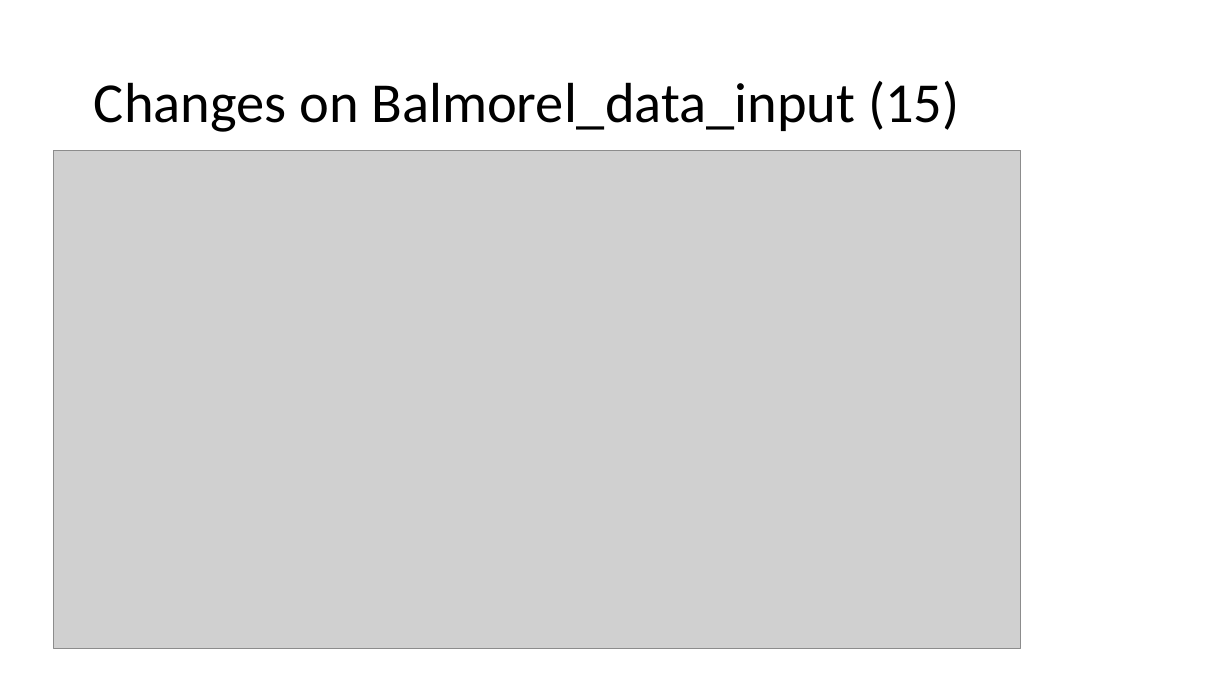
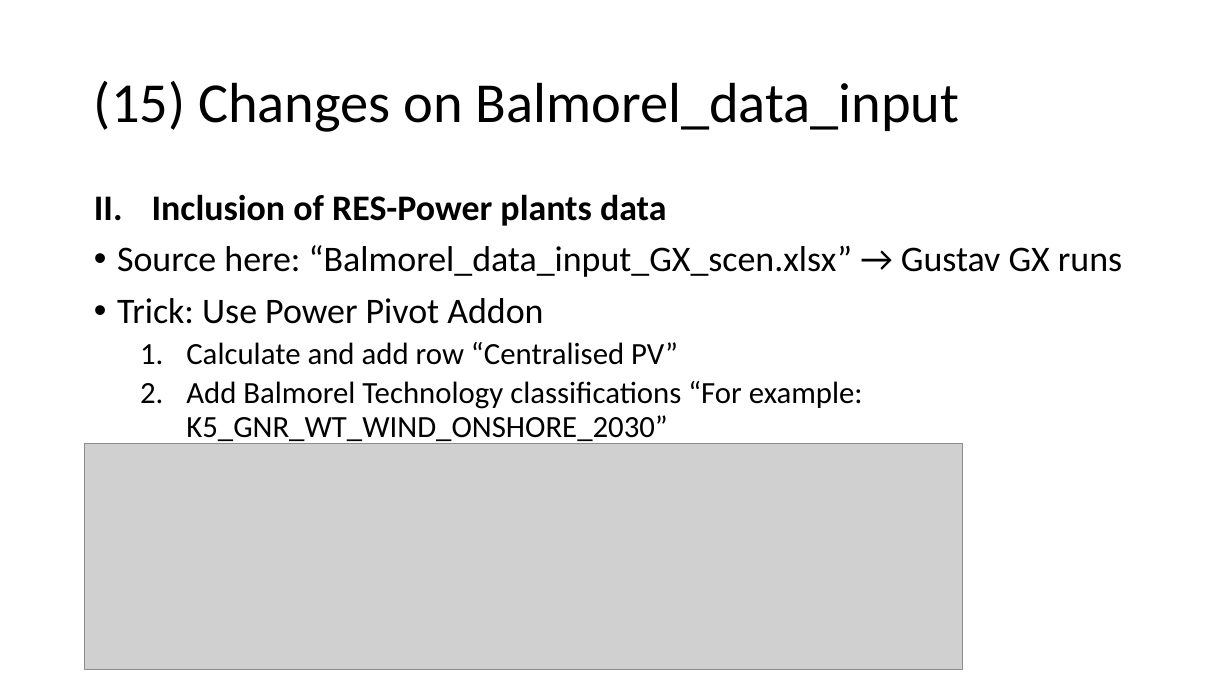
Before and after one commit to EEG-policy-modelling/EEG-Balmorel, a slide deck: slide 8 of Balmorel_guidance.pptx (slide 2 before the commit). Drawn at 1232x693 pixels with LibreOffice and Linux fonts; fonts in the diff are those of the drawing; grey boxes stand for pictures. Boxes give left, top, right and bottom in pixels: in the first picture for what was removed or moved away, otherwise in the second. Text is boxed around its words. In the diff, an @@ line names an element or a change of style, - is before the commit and + after.

Commit message:
AURES data update
updated flh except for hydro

```diff
--- a/Balmorel_guidance.pptx
+++ b/Balmorel_guidance.pptx
@@ title at (94, 81, 960, 132): text changed @@
-Changes on Balmorel_data_input (15)
+(15) Changes on Balmorel_data_input
@@ picture removed at (54, 150, 1021, 648) @@
@@ text added at (117, 194, 1122, 445), 28 pt, text #000000 @@
+II. Inclusion of RES-Power plants data
+• Source here: “Balmorel_data_input_GX_scen.xlsx” → Gustav GX runs
+• Trick: Use Power Pivot Addon
+  1. Calculate and add row “Centralised PV”
+  2. Add Balmorel Technology classifications “For example: K5_GNR_WT_WIND_ONSHORE_2030”
@@ picture added at (85, 443, 963, 669) @@
```
Also in this commit, not shown: 4 other slides changed, 4 slides added, 1 slide removed, 4 other files.
